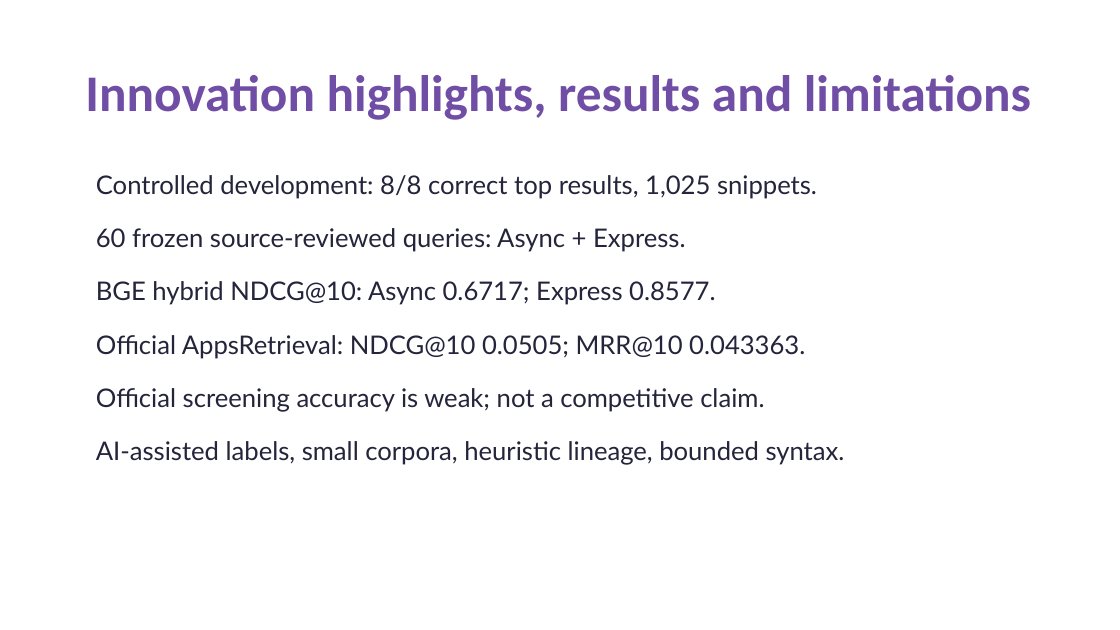
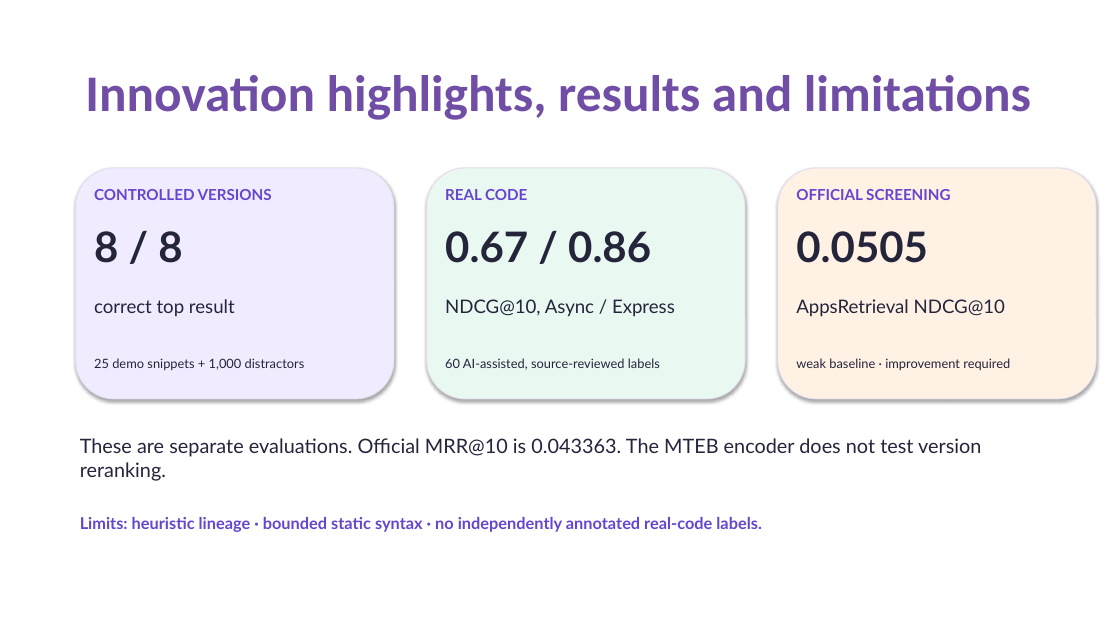
Before and after one commit to AdvayV/AgenticIntelligence, a slide deck: slide 8 of docs/CodeStrata-Submission-Draft.pptx. Drawn at 1120x630 pixels with LibreOffice and Linux fonts; fonts in the diff are those of the drawing. Boxes give left, top, right and bottom in pixels: in the first picture for what was removed or moved away, otherwise in the second. Text is boxed around its words. In the diff, an @@ line names an element or a change of style, - is before the commit and + after.

Commit message:
Prepare VIT team submission and test code-trained CPU retrieval

```diff
--- a/docs/CodeStrata-Submission-Draft.pptx
+++ b/docs/CodeStrata-Submission-Draft.pptx
@@ rounded rectangle added at (x1=76, y1=168, x2=394, y2=399), fill #F0EBFF, outline #E2DDEF 0.75 pt @@
@@ text removed at (x1=96, y1=175, x2=845, y2=465) @@
-Controlled development: 8/8 correct top results, 1,025 snippets.
-60 frozen source-reviewed queries: Async + Express.
-BGE hybrid NDCG@10: Async 0.6717; Express 0.8577.
-Official AppsRetrieval: NDCG@10 0.0505; MRR@10 0.043363.
-Official screening accuracy is weak; not a competitive claim.
-AI-assisted labels, small corpora, heuristic lineage, bounded syntax.
@@ rounded rectangle added at (x1=427, y1=168, x2=745, y2=399), fill #EAF8F2, outline #E2DDEF 0.75 pt @@
@@ rounded rectangle added at (x1=778, y1=168, x2=1096, y2=399), fill #FFF2E5, outline #E2DDEF 0.75 pt @@
@@ text added at (x1=94, y1=189, x2=272, y2=200), 13 pt, text #6546CF, bold @@
+CONTROLLED VERSIONS
@@ text added at (x1=445, y1=189, x2=527, y2=200), 13 pt, text #6546CF, bold @@
+REAL CODE
@@ text added at (x1=796, y1=189, x2=950, y2=200), 13 pt, text #6546CF, bold @@
+OFFICIAL SCREENING
@@ text added at (x1=94, y1=231, x2=182, y2=263), 36 pt, text #24243B, bold @@
+8 / 8
@@ text added at (x1=445, y1=231, x2=651, y2=263), 36 pt, text #24243B, bold @@
+0.67 / 0.86
@@ text added at (x1=796, y1=231, x2=928, y2=263), 36 pt, text #24243B, bold @@
+0.0505
@@ text added at (x1=94, y1=299, x2=235, y2=316), 16 pt, text #24243B @@
+correct top result
@@ text added at (x1=445, y1=299, x2=675, y2=317), 16 pt, text #24243B @@
+NDCG@10, Async / Express
@@ text added at (x1=796, y1=299, x2=1005, y2=317), 16 pt, text #24243B @@
+AppsRetrieval NDCG@10
@@ text added at (x1=94, y1=358, x2=305, y2=370), 11 pt, text #24243B @@
+25 demo snippets + 1,000 distractors
@@ text added at (x1=445, y1=358, x2=660, y2=370), 11 pt, text #24243B @@
+60 AI-assisted, source-reviewed labels
@@ text added at (x1=796, y1=358, x2=1010, y2=370), 11 pt, text #24243B @@
+weak baseline · improvement required
@@ text added at (x1=80, y1=438, x2=981, y2=481), 17 pt, text #24243B @@
+These are separate evaluations. Official MRR@10 is 0.043363. The MTEB encoder does not test version reranking.
@@ text added at (x1=80, y1=517, x2=761, y2=532), 14 pt, text #6546CF, bold @@
+Limits: heuristic lineage · bounded static syntax · no independently annotated real-code labels.
```
Also in this commit, not shown: 1 other slide changed, 2 slides added, 2 slides removed, 15 other files.
